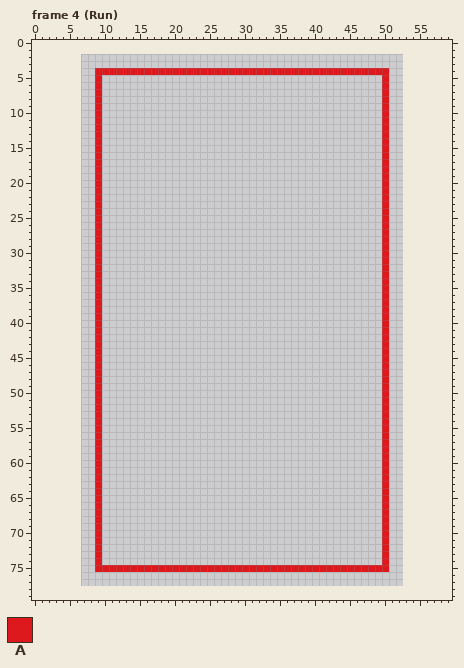
Edited in one commit: pixel-art file (textures/Eins.ase). The picture above is the old version.
46x76 pixels, 10 frames. Shown: frame 4 (Run). The old version is drawn lined up with the new one, on the new canvas. The commit also changed other frames, which this record leaves out.
Visible layers, top first: "Layer 7", "Layer 2", "hitbox".
Palette (. is transparent): A #dd191d
Pixels before, frame 4 (Run) (only the part around the change), first column x 16:
 0 ............................................
 1 ............................................
 2 ............................................
 3 ............................................
 4 AAAAAAAAAAAAAAAAAAAAAAAAAAAAAAAAAAA.........
 5 ..................................A.........
 6 ..................................A.........
 7 ..................................A.........
 8 ..................................A.........
 9 ..................................A.........
10 ..................................A.........
11 ..................................A.........
12 ..................................A.........
13 ..................................A.........
14 ..................................A.........
15 ..................................A.........
16 ..................................A.........
17 ..................................A.........
18 ..................................A.........
19 ..................................A.........
20 ..................................A.........
21 ..................................A.........
22 ..................................A.........
23 ..................................A.........
24 ..................................A.........
25 ..................................A.........
26 ..................................A.........
27 ..................................A.........
28 ..................................A.........
29 ..................................A.........
30 ..................................A.........
31 ..................................A.........
32 ..................................A.........
33 ..................................A.........
34 ..................................A.........
35 ..................................A.........
36 ..................................A.........
37 ..................................A.........
38 ..................................A.........
39 ..................................A.........
40 ..................................A.........
41 ..................................A.........
42 ..................................A.........
43 ..................................A.........
44 ..................................A.........
45 ..................................A.........
46 ..................................A.........
47 ..................................A.........
48 ..................................A.........
49 ..................................A.........
50 ..................................A.........
51 ..................................A.........
52 ..................................A.........
53 ..................................A.........
54 ..................................A.........
55 ..................................A.........
56 ..................................A.........
57 ..................................A.........
58 ..................................A.........
59 ..................................A.........
60 ..................................A.........
61 ..................................A.........
62 ..................................A.........
63 ..................................A.........
64 ..................................A.........
65 ..................................A.........
66 ..................................A.........
67 ..................................A.........
68 ..................................A.........
69 ..................................A.........
70 ..................................A.........
71 ..................................A.........
72 ..................................A.........
73 ..................................A.........
74 ..................................A.........
75 AAAAAAAAAAAAAAAAAAAAAAAAAAAAAAAAAAA.........
76 ............................................
77 ............................................
78 ............................................
79 ............................................
Now the later version:
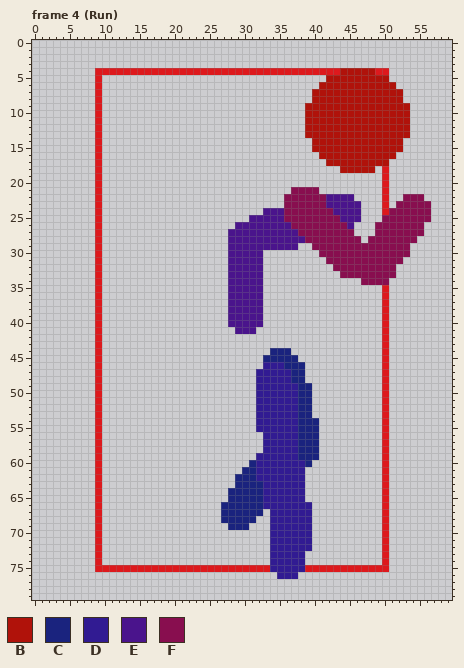
Colours new in this view: B #b0120a  C #1a237e  D #311b92  E #4a148c  F #880e4f
Edits made:
canvas 46x76 -> 60x80, the old top-left corner now at 7,2
Frame 4 (Run):
y 4: x 44..48 AAAAA -> BBBBB
y 5: x 42..50 ........A -> BBBBBBBBB
y 6: x 41..51 .........A. -> BBBBBBBBBBB
y 7..8: x 40..52 ..........A.. -> BBBBBBBBBBBBB
y 9..13: x 39..53 ...........A... -> BBBBBBBBBBBBBBB
y 14..15: x 40..52 ..........A.. -> BBBBBBBBBBBBB
y 16: x 41..51 .........A. -> BBBBBBBBBBB
y 17: x 42..50 ........A -> BBBBBBBBB
y 18: x 44..48 ..... -> BBBBB
y 21: x 37..40 .... -> FFFF
y 22: x 36..45 .......... -> FFFFFFEEEE; x 53..55 ... -> FFF
y 23: x 36..46 ........... -> FFFFFFEEEEE; x 52..56 ..... -> FFFFF
y 24: x 33..46 .............. -> EEEFFFFFFFEEEE; x 51..56 ...... -> FFFFFF
y 25: x 31..46 ................ -> EEEEEFFFFFFFFEEE; x 50..56 A...... -> FFFFFFF
y 26: x 29..45 ................. -> EEEEEEEEFFFFFFFFE; x 49..55 .A..... -> FFFFFFF
y 27: x 28..45 .................. -> EEEEEEEEEEFFFFFFFF; x 49..55 .A..... -> FFFFFFF
y 28: x 28..46 ................... -> EEEEEEEEEEEFFFFFFFF; x 48..54 ..A.... -> FFFFFFF
y 29: x 28..37 .......... -> EEEEEEEEEE; x 40..53 ..........A... -> FFFFFFFFFFFFFF
y 30: x 28..32 ..... -> EEEEE; x 41..53 .........A... -> FFFFFFFFFFFFF
y 31: x 28..32 ..... -> EEEEE; x 42..52 ........A.. -> FFFFFFFFFFF
y 32: x 28..32 ..... -> EEEEE; x 43..51 .......A. -> FFFFFFFFF
y 33: x 28..32 ..... -> EEEEE; x 44..51 ......A. -> FFFFFFFF
y 34: x 28..32 ..... -> EEEEE; x 47..50 ...A -> FFFF
y 35..40: x 28..32 ..... -> EEEEE
y 41: x 29..31 ... -> EEE
y 44: x 34..36 ... -> CCC
y 45: x 33..37 ..... -> CCCCC
y 46: x 33..38 ...... -> DDDCCC
y 47..48: x 32..38 ....... -> DDDDDCC
y 49..53: x 32..39 ........ -> DDDDDDCC
y 54..55: x 32..40 ......... -> DDDDDDCCC
y 56..58: x 33..40 ........ -> DDDDDCCC
y 59: x 32..40 ......... -> DDDDDDCCC
y 60: x 31..39 ......... -> CDDDDDDDC
y 61: x 30..38 ......... -> CCDDDDDDD
y 62: x 29..38 .......... -> CCCDDDDDDD
y 63: x 29..38 .......... -> CCCCDDDDDD
y 64..65: x 28..38 ........... -> CCCCCDDDDDD
y 66: x 27..39 ............. -> CCCCCCDDDDDDD
y 67: x 27..32 ...... -> CCCCCC; x 34..39 ...... -> DDDDDD
y 68: x 27..31 ..... -> CCCCC; x 34..39 ...... -> DDDDDD
y 69: x 28..30 ... -> CCC; x 34..39 ...... -> DDDDDD
y 70..72: x 34..39 ...... -> DDDDDD
y 73..74: x 34..38 ..... -> DDDDD
y 75: x 34..38 AAAAA -> DDDDD
y 76: x 35..37 ... -> DDD
Boxes around the changes in both pictures, in picture pixels (x1, y1, x2, y2):
changed: (221, 68, 431, 579)
